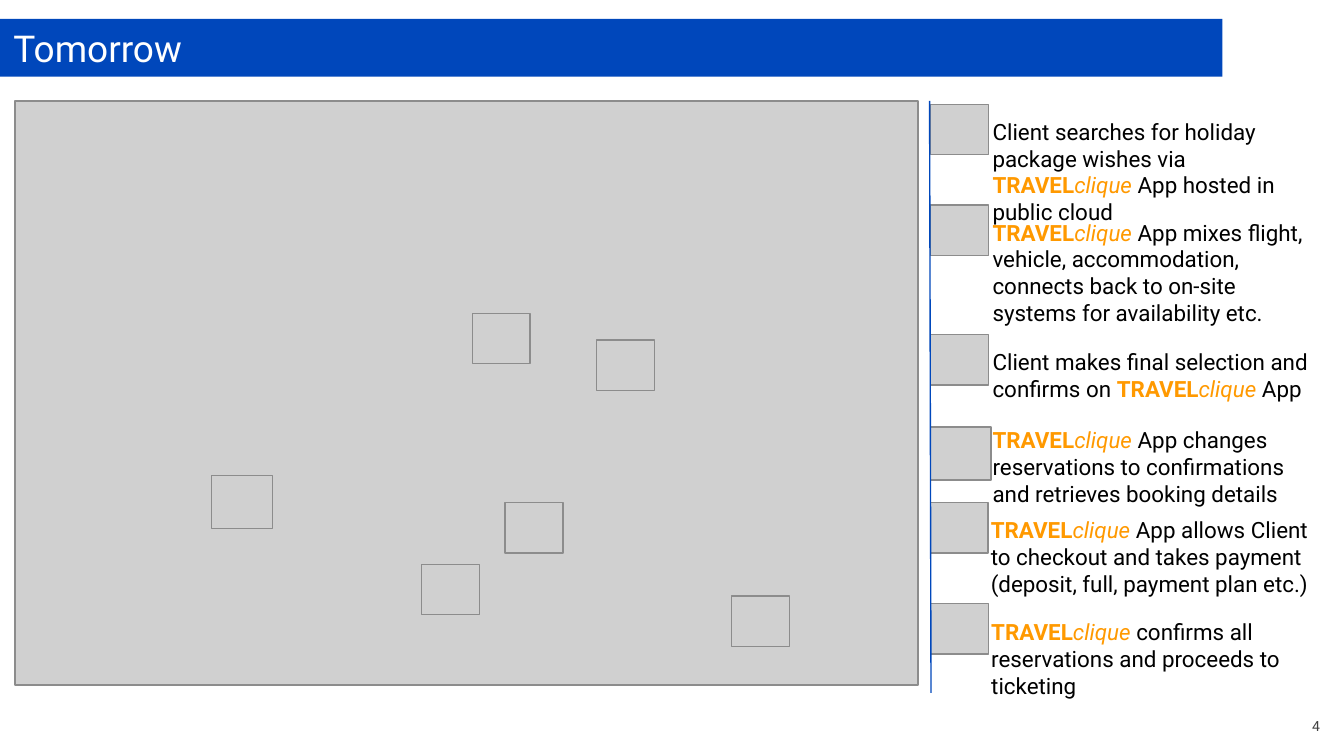
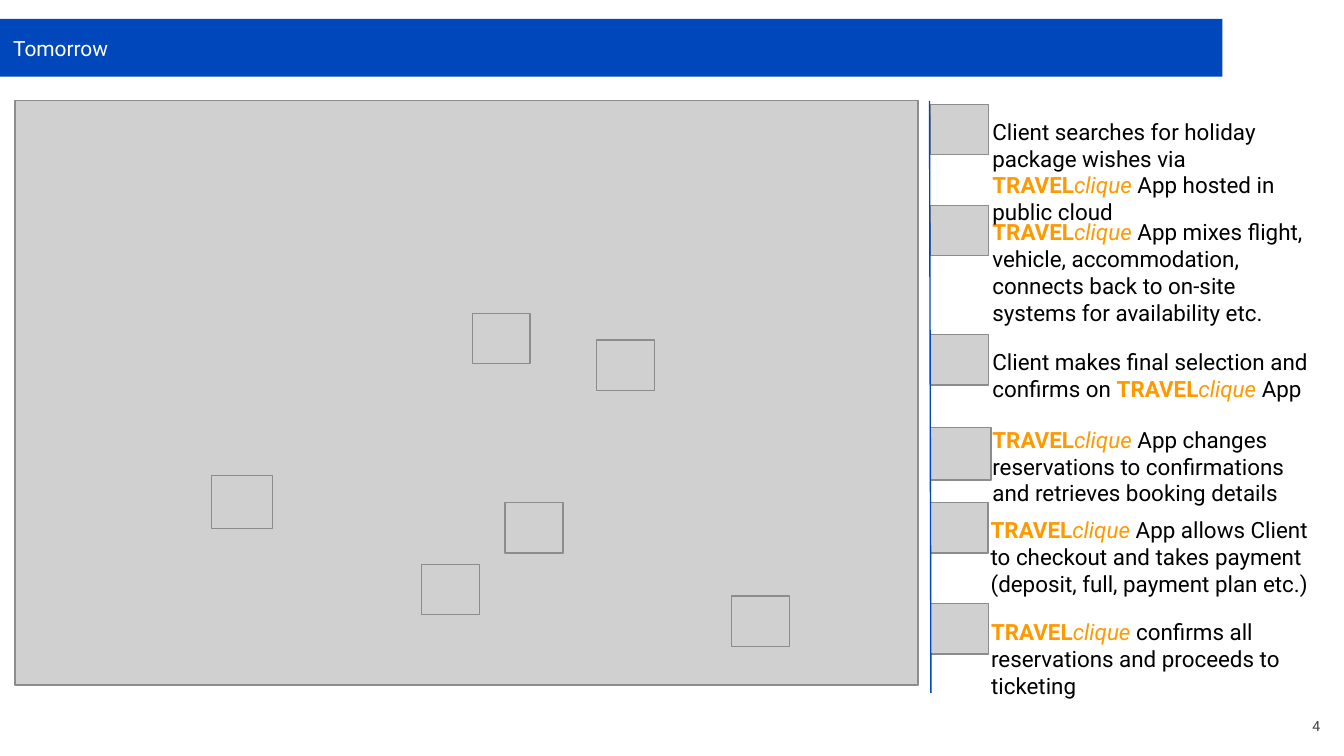
Before and after one commit to leecowdrey/Case-Study-Travel-Agency-Architecture, a slide deck: slide 4 of TRAVELclique Case Study.pptx. Drawn at 1344x756 pixels with LibreOffice and Linux fonts; fonts in the diff are those of the drawing; grey boxes stand for pictures. Boxes give left, top, right and bottom in pixels: in the first picture for what was removed or moved away, otherwise in the second. Text is boxed around its words. In the diff, an @@ line names an element or a change of style, - is before the commit and + after.

```diff
--- a/TRAVELclique Case Study.pptx
+++ b/TRAVELclique Case Study.pptx
@@ rectangle "Tomorrow" at [0,19,1223,77]: size 19.8 to 11.2 pt; title to rectangle @@
@@ line removed from (930, 101) to (931, 694) @@
@@ freeform shape added at [930,101,931,694], outline #0047BB 0.75 pt @@
```
Also in this commit, not shown: 11 other slides changed, 3 slides removed, 1 other file.
